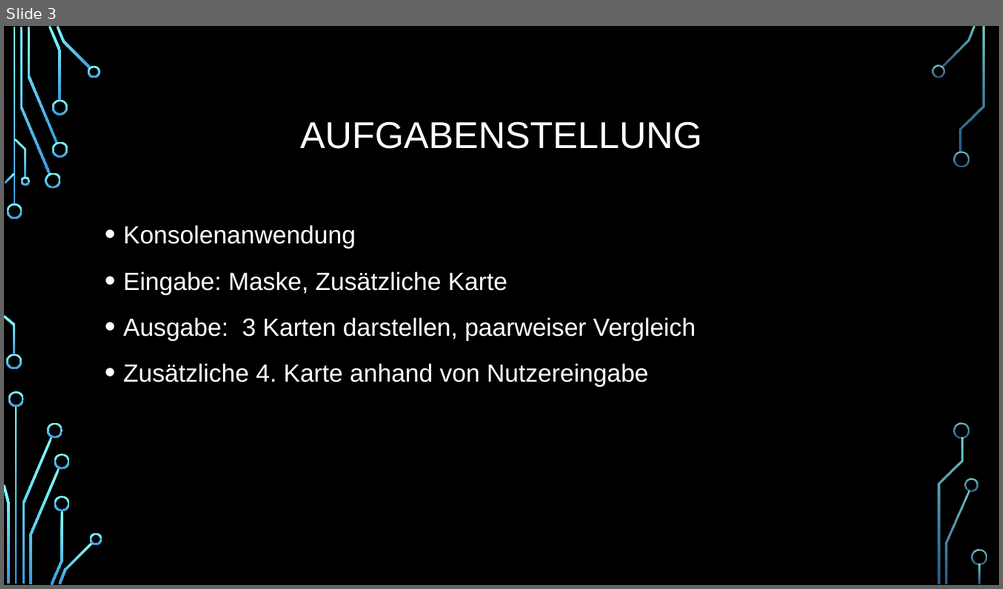
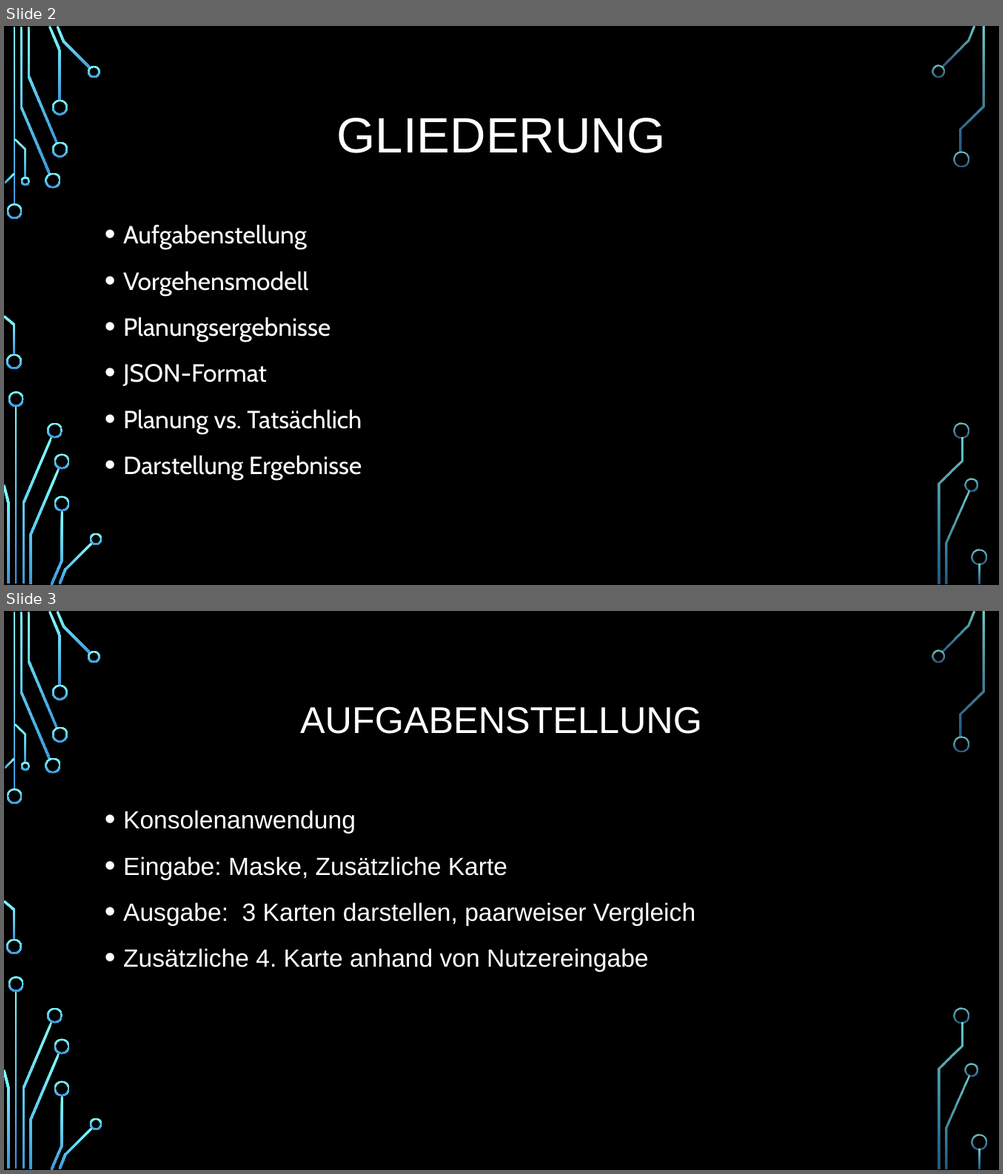
Before and after one commit to Jan051297/autoquartett-showoff, a slide deck: documentation/Quartett.pptx. Shown one above the other, each under a label of ours: slide 3 before the commit, slides 2 and 3 after it. The pictures are 1003x589 and 1003x1174 pixels, drawn with LibreOffice and Linux fonts; fonts in the diff are those of the drawing; background and template pictures are left out. Boxes give left, top, right and bottom in pixels: in the first picture for what was removed or moved away, otherwise in the second. Text is boxed around its words. In the diff, an @@ line names an element or a change of style, - is before the commit and + after.

```diff
--- a/documentation/Quartett.pptx
+++ b/documentation/Quartett.pptx
@@ slide 2 added at bbox=[4, 26, 999, 585], background picture (left out); not listed: 36 template elements that a slide beside it also shows @@
@@ title added at bbox=[337, 118, 666, 153], 48 pt, text #FFFFFF @@
+GLIEDERUNG
@@ text added at bbox=[123, 224, 361, 480], 24 pt, text #FFFFFF @@
+• Aufgabenstellung
+• Vorgehensmodell
+• Planungsergebnisse
+• JSON-Format
+• Planung vs. Tatsächlich
+• Darstellung Ergebnisse
```
Also in this commit, not shown: 1 slide changed, 1 other slide added, 2 slides removed.
